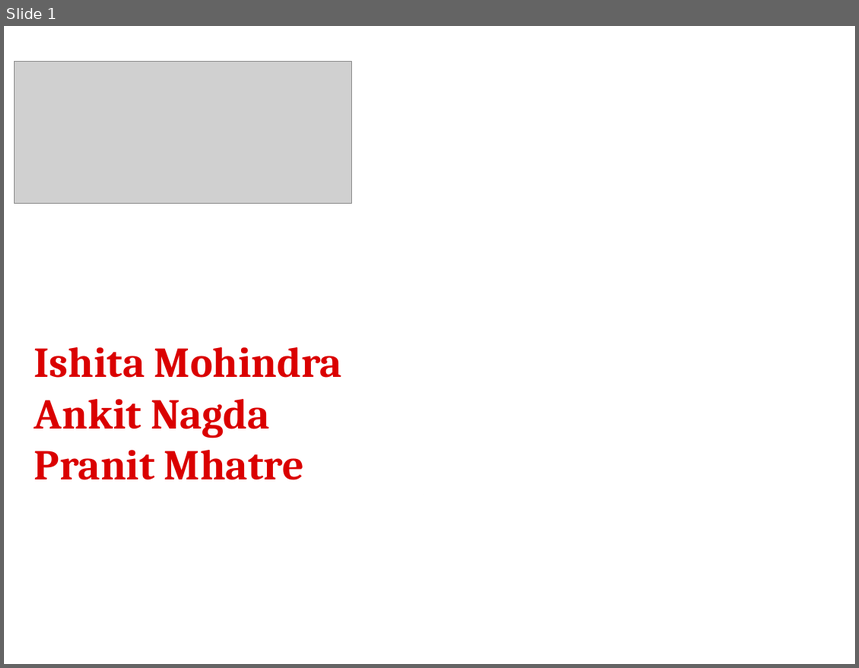
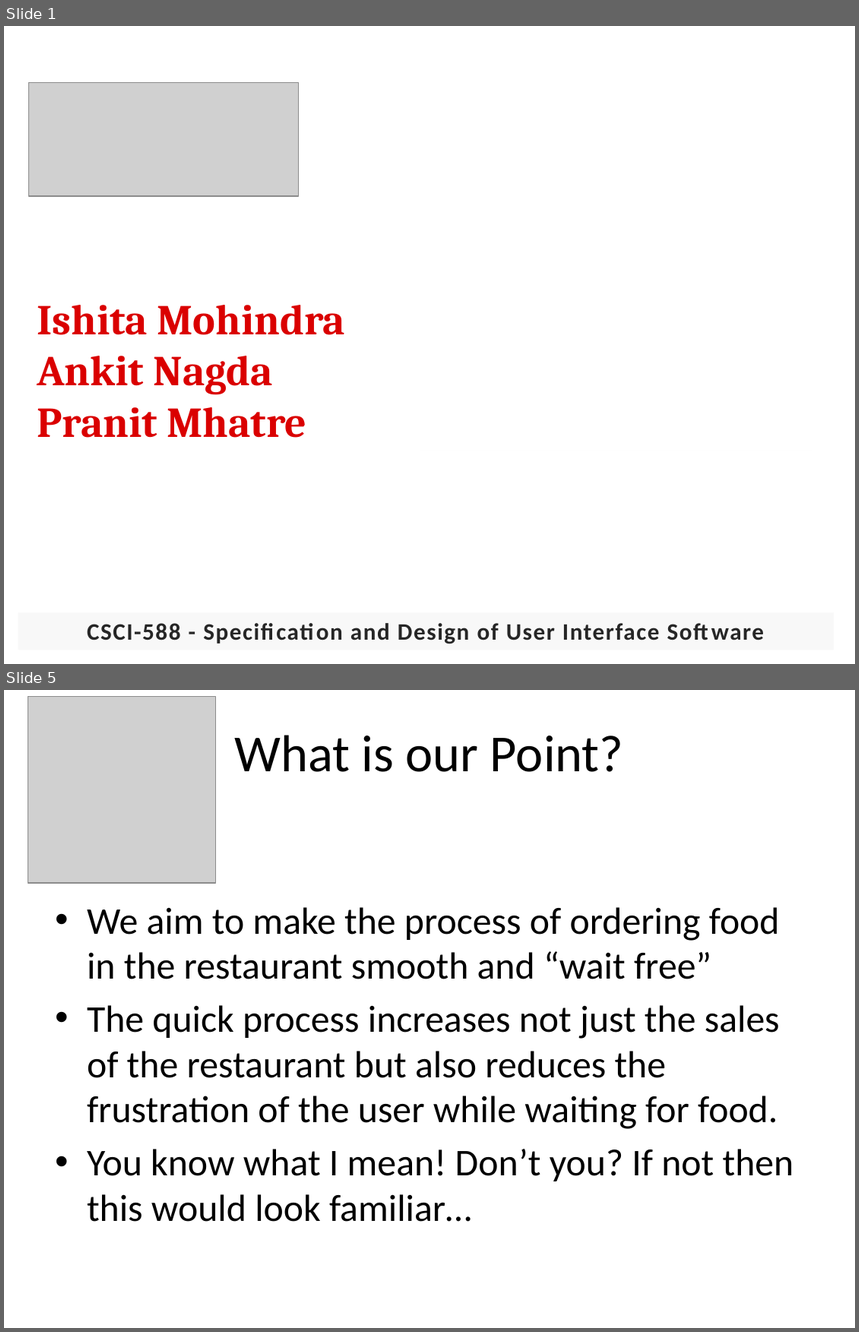
Before and after one commit to pranit22/BookMyTable, a slide deck: documents/588_6_demo ppt2.pptx. Shown one above the other, each under a label of ours: slide 1 before the commit, slides 1 and 5 after it; the slides between them are not shown. The pictures are 859x668 and 859x1332 pixels, drawn with LibreOffice and Linux fonts; fonts in the diff are those of the drawing; grey boxes stand for pictures; background and template pictures are left out. Boxes give left, top, right and bottom in pixels: in the first picture for what was removed or moved away, otherwise in the second. Text is boxed around its words. In the diff, an @@ line names an element or a change of style, - is before the commit and + after.

```diff
--- a/documents/588_6_demo ppt2.pptx
+++ b/documents/588_6_demo ppt2.pptx
@@ slide 5 added at bbox=[4, 690, 855, 1328], background picture (left out) @@
@@ picture added at bbox=[28, 697, 215, 883] @@
@@ title added at bbox=[235, 735, 624, 772], 44 pt, text #000000 @@
+What is our Point?
@@ text added at bbox=[87, 907, 794, 1222], 32 pt, text #000000 @@
+• We aim to make the process of ordering food in the restaurant smooth and “wait free”
+• The quick process increases not just the sales of the restaurant but also reduces the frustration of the user while waiting for food.
+• You know what I mean! Don’t you? If not then this would look familiar…
@@ slide 1 changed as well @@
@@ picture: place and size @@
-picture at bbox=[14, 62, 351, 204]
+picture at bbox=[28, 82, 299, 196]
@@ text "Ishita Mohindra": place and size @@
-text "Ishita Mohindra" at bbox=[34, 347, 342, 480]
+text "Ishita Mohindra" at bbox=[37, 305, 344, 438]
@@ rectangle added at bbox=[18, 613, 834, 651], fill #F2F2F2 at 50% opacity, 20 pt, text #262626, bold @@
+CSCI-588 - Specification and Design of User Interface Software
```
Also in this commit, not shown: 14 other slides added.
